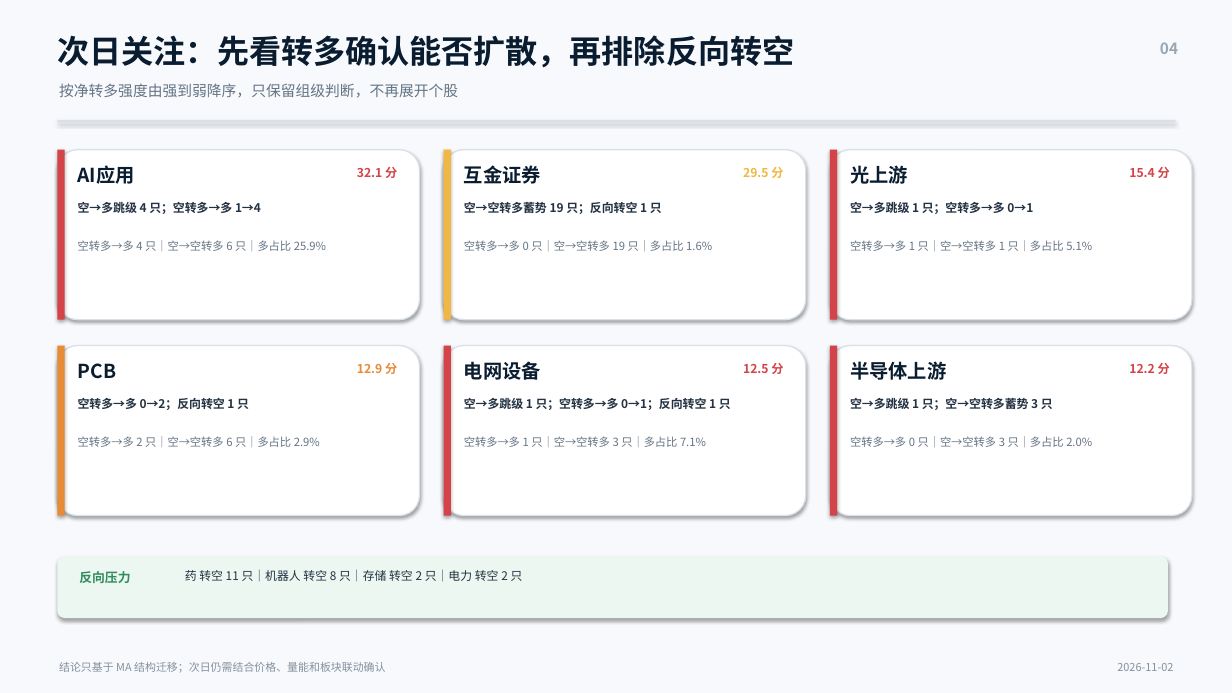
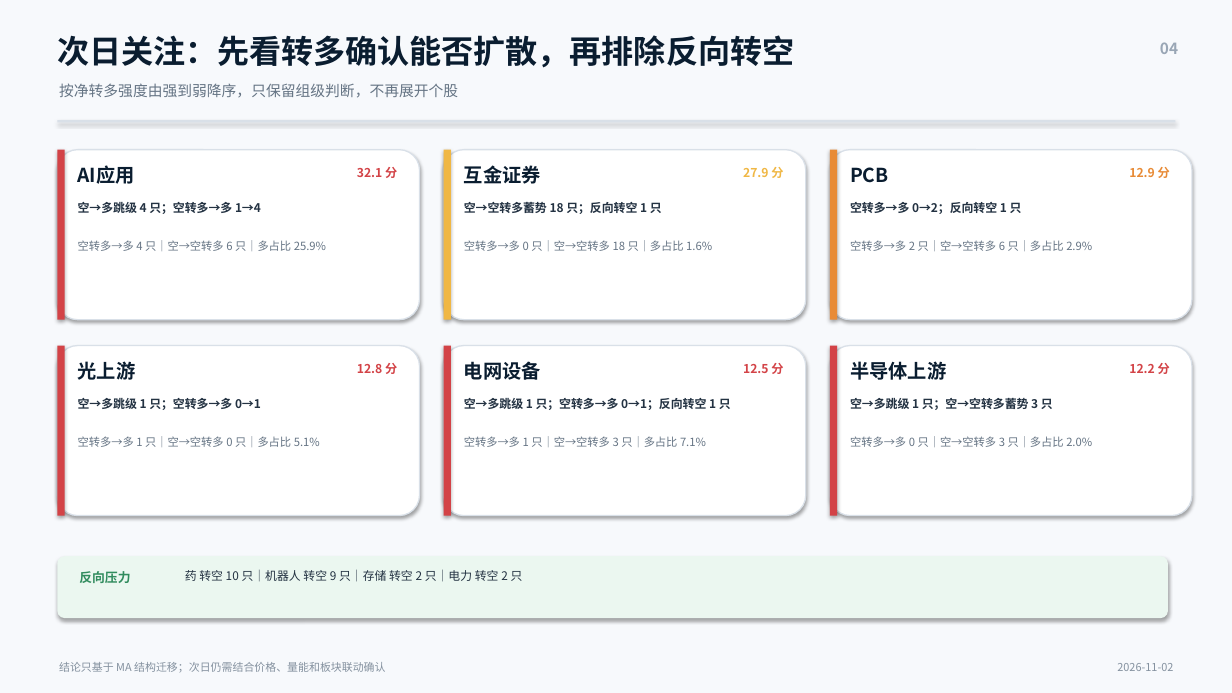
Before and after one commit to nancybhc/a-share-blast-lab, a slide deck: slide 4 of assets/多空阶段简报_2026-11-02.pptx. Drawn at 1232x693 pixels with LibreOffice and Linux fonts; fonts in the diff are those of the drawing. Boxes give left, top, right and bottom in pixels: in the first picture for what was removed or moved away, otherwise in the second. Text is boxed around its words. In the diff, an @@ line names an element or a change of style, - is before the commit and + after.

```diff
--- a/assets/多空阶段简报_2026-11-02.pptx
+++ b/assets/多空阶段简报_2026-11-02.pptx
@@ text at (743, 167, 783, 178): text changed @@
-29.5 分
+27.9 分
@@ rectangle at (830, 150, 837, 320): fill #D34347 to #E88B36 @@
@@ text at (850, 167, 889, 183): text changed @@
-光上游
+PCB
@@ text at (1129, 167, 1170, 178): text changed; text colour #D34347 to #E88B36 @@
-15.4 分
+12.9 分
@@ text at (850, 202, 1022, 214): text changed @@
-空→多跳级 1 只；空转多→多 0→1
+空转多→多 0→2；反向转空 1 只
@@ text at (850, 240, 1092, 251): text changed @@
-空转多→多 1 只｜空→空转多 1 只｜多占比 5.1%
+空转多→多 2 只｜空→空转多 6 只｜多占比 2.9%
@@ rectangle at (57, 346, 65, 516): fill #E88B36 to #D34347 @@
@@ text at (78, 361, 136, 380): text changed @@
-PCB
+光上游
@@ text at (357, 363, 397, 374): text changed; text colour #E88B36 to #D34347 @@
-12.9 分
+12.8 分
@@ text at (78, 398, 261, 410): text changed @@
-空转多→多 0→2；反向转空 1 只
+空→多跳级 1 只；空转多→多 0→1
@@ text at (78, 436, 320, 447): text changed @@
-空转多→多 2 只｜空→空转多 6 只｜多占比 2.9%
+空转多→多 1 只｜空→空转多 0 只｜多占比 5.1%
@@ text at (185, 570, 523, 582): text changed @@
-药 转空 11 只｜机器人 转空 8 只｜存储 转空 2 只｜电力 转空 2 只
+药 转空 10 只｜机器人 转空 9 只｜存储 转空 2 只｜电力 转空 2 只
```
Also in this commit, not shown: 2 other slides changed, 13 other files.
